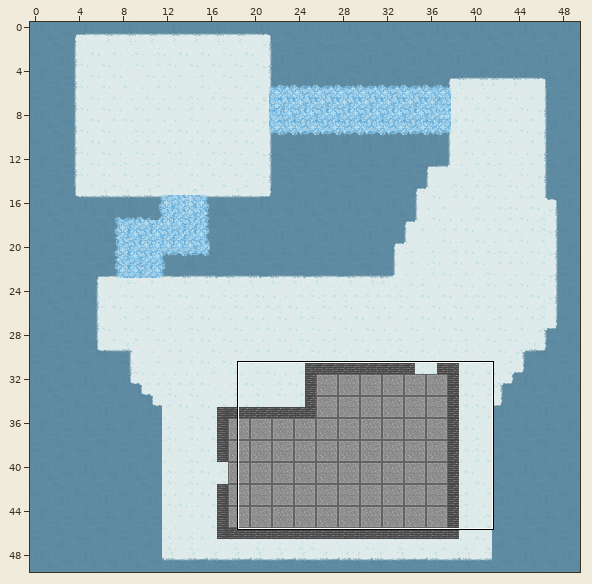
Two states of a Tiled map (JSON), assets/maps/snow2.json. Above: a wide view before the commit, with the close-up outlined.
Close-up. Old version:
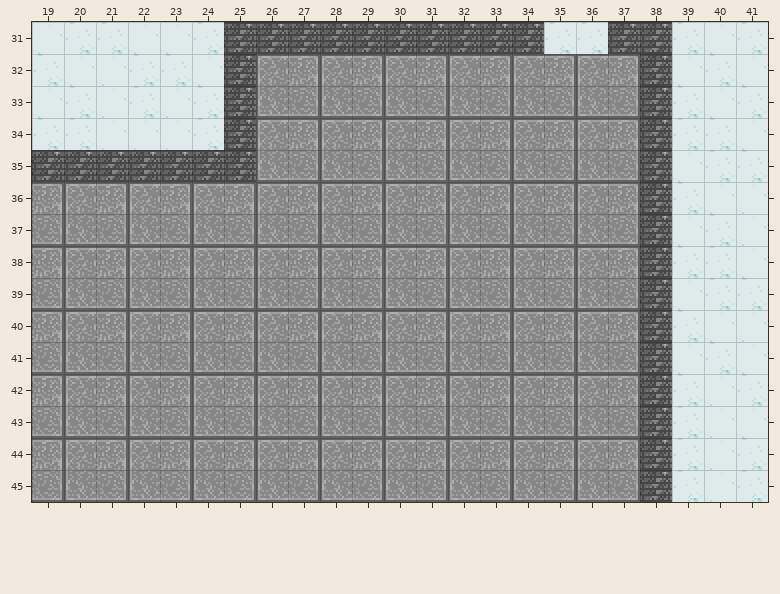
Cells are 16x16 px. Shown: x 19..41, y 31..45.
Once edited:
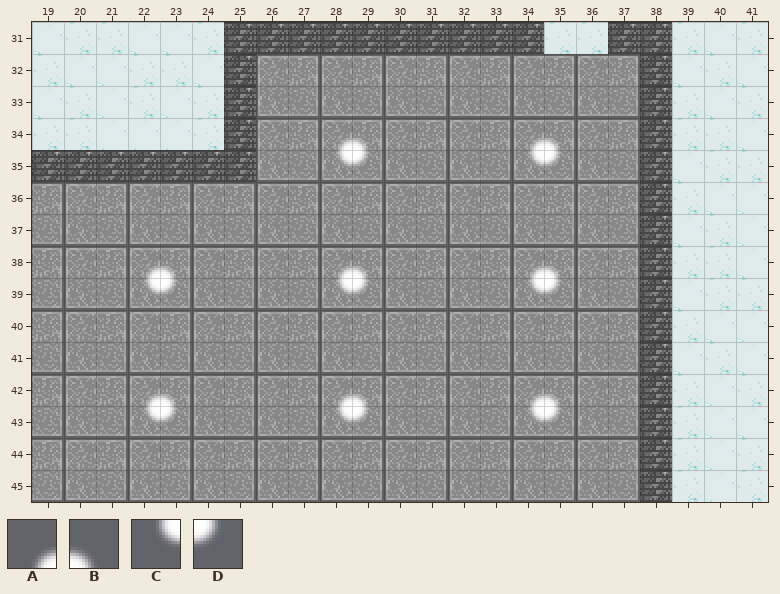
Key: from "tile_16x16": A 252, B 253, C 270, D 271.
_ is an empty cell.
Tiles of an added or newly shown layer are drawn over the layers below it.
The edit:
Layer "lights" (added):
y 34: x 28..29 __ -> AB; x 34..35 __ -> AB
y 35: x 28..29 __ -> CD; x 34..35 __ -> CD
y 38: x 22..23 __ -> AB; x 28..29 __ -> AB; x 34..35 __ -> AB
y 39: x 22..23 __ -> CD; x 28..29 __ -> CD; x 34..35 __ -> CD
y 42: x 22..23 __ -> AB; x 28..29 __ -> AB; x 34..35 __ -> AB
y 43: x 22..23 __ -> CD; x 28..29 __ -> CD; x 34..35 __ -> CD
Where, in picture pixels (left, top, right, bottom), the same in both close-ups:
added: (336, 136, 370, 168)
added: (528, 136, 562, 168)
added: (144, 264, 178, 296)
added: (336, 264, 370, 296)
added: (528, 264, 562, 296)
added: (144, 392, 178, 424)
added: (336, 392, 370, 424)
added: (528, 392, 562, 424)
